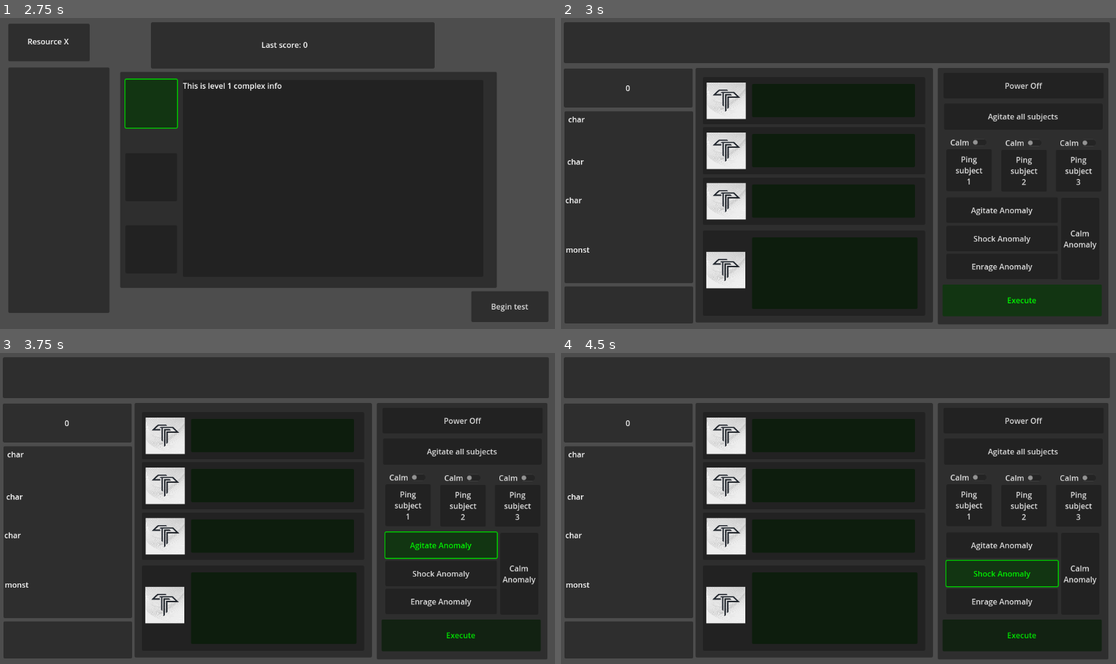
Above: before the commit, frames 1-4 (two rows, left to right).
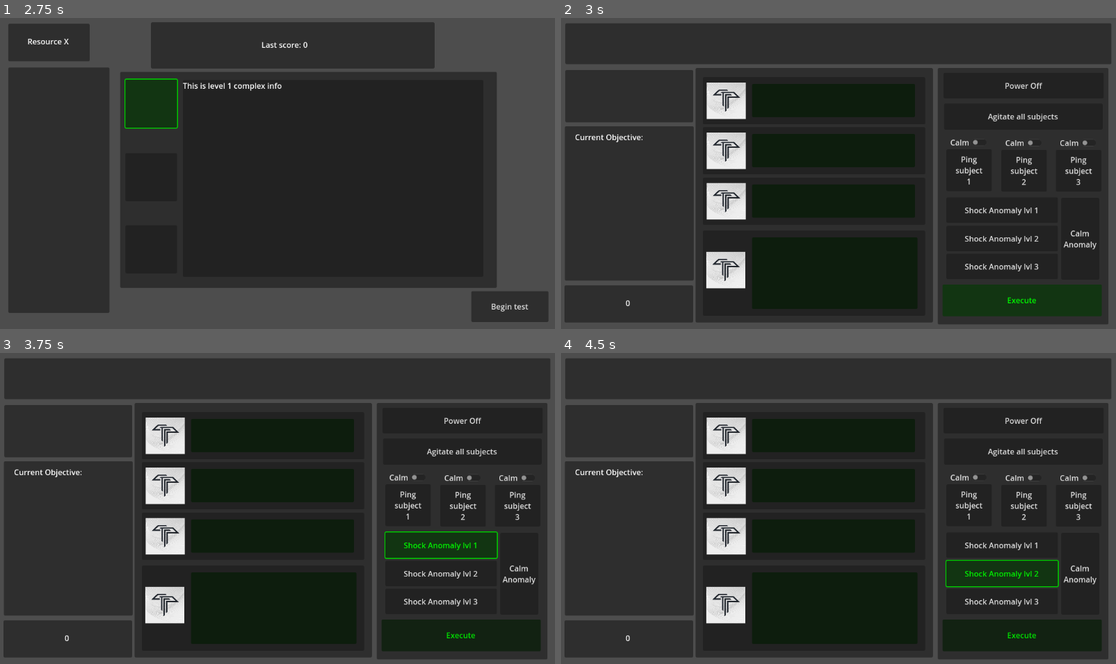
Above: after the commit, the same moments.

Repository: andrewpressman/MonsterManagement
Game: Godot game, scene res://Level Select/Level Select Screen.tscn
The game is run twice, just before and just after one commit, with the same random seed, the same clock (stepped at 60 frames per second) and the same inputs. Sound files missing from this copy of the repository are replaced by a short silence.
Inputs (mouse positions are in pixels of both pictures, inside the frame that each line leads up to):
- Up to frame 1 (2.75 s): click (149, 105) at 0.5 s; click (149, 105) at 1.25 s; click (149, 105) at 2 s
- Up to frame 2 (3 s): click "Begin test" at 2.75 s
- Up to frame 3 (3.75 s): click "Agitate Anomaly" (after the commit: "Shock Anomaly lvl 1") at 3.5 s
- Up to frame 4 (4.5 s): click "Shock Anomaly" (after the commit: "Shock Anomaly lvl 2") at 4.25 s

Frame 1 is identical in both runs. In frame 2, 2.2% of the frame differs, in the area x 0-100%, y 1-99%; in frame 3, 2.2%; in frame 4, 2.2%.

Commit message:
Added Secondary Objective support (WIP)

Diff:
--- a/Game Screen.tscn
+++ b/Game Screen.tscn
@@ -9,6 +9,7 @@
 [ext_resource type="Texture2D" uid="uid://ea8a3ckdjpp2" path="res://Assets/RTEVaPZh_400x400.jpg" id="4_75rfu"]
 [ext_resource type="Script" path="res://CharacterPing.gd" id="5_1bmgd"]
 [ext_resource type="Script" path="res://EffectsPlayer.gd" id="9_3vj8r"]
+[ext_resource type="Script" path="res://ObjectiveTracker.gd" id="9_4ck7d"]
 
 [sub_resource type="Theme" id="Theme_ks27t"]
 
@@ -20,10 +21,10 @@
 script = ExtResource("2_kakbt")
 
 [node name="Waveform" type="Panel" parent="."]
-offset_left = 6.0
-offset_top = 9.0
-offset_right = 1138.0
-offset_bottom = 94.0
+offset_left = 9.0
+offset_top = 11.0
+offset_right = 1141.0
+offset_bottom = 96.0
 metadata/_edit_use_anchors_ = true
 
 [node name="AudioPlayer" type="AudioStreamPlayer2D" parent="."]
@@ -135,7 +136,7 @@
 offset_top = 373.0
 offset_right = 1030.0
 offset_bottom = 426.0
-text = "Agitate Anomaly"
+text = "Shock Anomaly lvl 1"
 metadata/_edit_use_anchors_ = true
 
 [node name="Agitate2" type="Button" parent="Actions/Monster"]
@@ -143,7 +144,7 @@
 offset_top = 432.0
 offset_right = 1030.0
 offset_bottom = 485.0
-text = "Shock Anomaly"
+text = "Shock Anomaly lvl 2"
 metadata/_edit_use_anchors_ = true
 
 [node name="Agitate3" type="Button" parent="Actions/Monster"]
@@ -151,7 +152,7 @@
 offset_top = 490.0
 offset_right = 1030.0
 offset_bottom = 543.0
-text = "Enrage Anomaly"
+text = "Shock Anomaly lvl 3"
 metadata/_edit_use_anchors_ = true
 
 [node name="Calm" type="Button" parent="Actions/Monster"]
@@ -308,20 +309,25 @@
 
 [node name="CaseNo" type="Panel" parent="."]
 offset_left = 7.0
-offset_top = 558.0
+offset_top = 556.0
 offset_right = 274.0
-offset_bottom = 635.0
+offset_bottom = 633.0
 metadata/_edit_use_anchors_ = true
 
 [node name="GameState" type="Panel" parent="."]
-offset_left = 6.0
-offset_top = 105.0
-offset_right = 273.0
-offset_bottom = 186.0
-metadata/_edit_use_anchors_ = true
+offset_left = 8.0
+offset_top = 225.0
+offset_right = 275.0
+offset_bottom = 546.0
+script = ExtResource("9_4ck7d")
 
 [node name="Score" type="Label" parent="GameState"]
-layout_mode = 0
+layout_mode = 1
+anchors_preset = -1
+anchor_left = -0.00749064
+anchor_top = 1.01869
+anchor_right = -0.00749064
+anchor_bottom = 1.01869
 offset_left = 23.0
 offset_top = 11.0
 offset_right = 243.0
@@ -331,48 +337,26 @@
 vertical_alignment = 1
 metadata/_edit_use_anchors_ = true
 
+[node name="Objective" type="Label" parent="GameState"]
+layout_mode = 0
+offset_left = 21.0
+offset_top = 11.0
+offset_right = 240.0
+offset_bottom = 50.0
+text = "Current Objective:"
+
+[node name="CurrObj" type="Label" parent="GameState"]
+layout_mode = 0
+offset_left = 25.0
+offset_top = 44.0
+offset_right = 214.0
+offset_bottom = 109.0
+
 [node name="Extra" type="Panel" parent="."]
-offset_left = 7.0
-offset_top = 194.0
+offset_left = 9.0
+offset_top = 108.0
 offset_right = 274.0
-offset_bottom = 551.0
-metadata/_edit_use_anchors_ = true
-
-[node name="Label1" type="Label" parent="Extra"]
-layout_mode = 0
-offset_left = 8.0
-offset_top = 5.0
-offset_right = 258.0
-offset_bottom = 83.0
-text = "char"
-metadata/_edit_use_anchors_ = true
-
-[node name="Label2" type="Label" parent="Extra"]
-layout_mode = 0
-offset_left = 6.0
-offset_top = 93.0
-offset_right = 240.0
-offset_bottom = 150.0
-text = "char"
-metadata/_edit_use_anchors_ = true
-
-[node name="Label3" type="Label" parent="Extra"]
-layout_mode = 0
-offset_left = 2.0
-offset_top = 173.0
-offset_right = 255.0
-offset_bottom = 240.0
-text = "char"
-metadata/_edit_use_anchors_ = true
-
-[node name="Label4" type="Label" parent="Extra"]
-layout_mode = 0
-offset_left = 3.0
-offset_top = 276.0
-offset_right = 255.0
-offset_bottom = 337.0
-text = "monst"
-metadata/_edit_use_anchors_ = true
+offset_bottom = 217.0
 
 [node name="Sounds" type="Node" parent="."]
 
--- a/GameController.gd
+++ b/GameController.gd
@@ -36,6 +36,9 @@
 var GameState
 var ScoreTag : Label
 
+#ObjectivePanel
+var Objective : Panel
+
 # Called when the node enters the scene tree for the first time.
 func _ready():
 	# Get references to character and monster nodes in the HealthMonitor panel
@@ -49,6 +52,9 @@
 	l2 = $Extra/Label2
 	l3 = $Extra/Label3
 	l4 = $Extra/Label4
+
+	#Objective
+	Objective = $GameState
 
 	#audio
 	EffectsPlayer = $Sounds/EffectsPlayer
@@ -130,12 +136,17 @@
 	$Clock.Start()
 
 func UpdateScore():
-	if (Character1 >= MaxState && Character2 >= MaxState && Character3 >= MaxState) || Monster >= MaxState:
+	if GlobalVariables.Score >= GlobalVariables.TargetScore:
+		if Objective.GetObjective():
+			pass
 		EndGame()
 	else:
 		GlobalVariables.Score += CalcScore(Character1) + CalcScore(Character2) + CalcScore(Character3) + CalcScore(Monster)
 
 	ScoreTag.text = str(GlobalVariables.Score)
+
+	if GlobalVariables.Score > 1000:
+		EndGame()
 
 func CalcScore(value:int):
 	if value >= RedThreshold:
@@ -153,4 +164,5 @@
 	UpdateStatus(MinState,MinState,MinState,MinState)
 
 func EndGame():
+	#TODO track if objective was passed
 	get_tree().change_scene_to_file("res://Level Select/Level Select Screen.tscn")
--- a/Level Select/LevelSelector.gd
+++ b/Level Select/LevelSelector.gd
@@ -23,6 +23,7 @@
 	Level2Button = $Cases/Level2/select
 	Level3Button = $Cases/Level3/select
 	GlobalVariables.IncreaseRate = GlobalVariables.StartRate
+	GlobalVariables.TargetScore = 0
 	Level1 = $Cases/Level1
 	Level2 = $Cases/Level2
 	Level3 = $Cases/Level3
@@ -80,12 +81,15 @@
 func _on_begin_button_pressed():
 	if selectedButton == Level1Button:
 		setDifficulty(50,80,100,10,-10)
+		GlobalVariables.TargetScore = 1000
 
 	if selectedButton == Level2Button:
 		setDifficulty(50,80,100,10,-5)
+		GlobalVariables.TargetScore = 1000
 
 	if selectedButton == Level3Button:
 		setDifficulty(50,80,100,10,-1)
+		GlobalVariables.TargetScore = 1000
 	# Reset the button selection
 	unselectButtions(true)
 	StartGame()
--- /dev/null
+++ b/ObjectiveTracker.gd
@@ -0,0 +1,92 @@
+extends Panel
+
+var GameController: Node2D
+var ObjCheck : bool
+var CurrObj : Label
+
+func _ready():
+	ObjCheck = false
+	GameController = get_parent()
+	CurrObj = $CurrObj
+	GetObjective(GlobalVariables.SecondayObjective)
+	CurrObj.text = GlobalVariables.SecondayObjectiveTxt
+
+func GetObjective(obj : int):
+	match obj:
+		1:
+			#kill only char 1
+			return OneAlive(1)
+		2:
+			#kill only char 2
+			return OneAlive(2)
+		3:
+			#kill only char 3
+			return OneAlive(3)
+		4:
+			#don't let any die
+			return AllAlive(true)
+		5:
+			#release the creature without killing
+			return AllAlive(false)
+		6:
+			#Leave only char 1 alive
+			return OneDead(1)
+		7:
+			#Leave only char 2 alive
+			return OneDead(2)
+		8:
+			#Leave only char 3 alive
+			return OneDead(3)
+		9:
+			#Just complete test
+			return true
+
+#ALl characters alive, True: keep all green, False: get monster to escape without killing
+func AllAlive(type : bool):
+	if type:
+		if GameController.Character1 < GlobalVariables.MaxState && GameController.Character2 < GlobalVariables.MaxState && GameController.Character3 < GlobalVariables.MaxState && GameController.Monster < GlobalVariables.MaxState:
+			ObjCheck = true
+		else:
+			ObjCheck = false
+	else:
+		if (GameController.Character1 < GlobalVariables.MaxState && GameController.Character2 < GlobalVariables.MaxState && GameController.Character3 < GlobalVariables.MaxState) && GameController.Monster >= GlobalVariables.MaxState:
+			ObjCheck = true
+		else:
+			ObjCheck = false
+#leave only 1 alive
+func OneAlive(char : int):
+	match char:
+		1:
+			if GameController.Character1 < GlobalVariables.MaxState && (GameController.Character2 >= GlobalVariables.MaxState && GameController.Character3 >= GlobalVariables.MaxState):
+				ObjCheck = true
+			else:
+				ObjCheck = false
+		2:
+			if GameController.Character2 < GlobalVariables.MaxState && (GameController.Character1 >= GlobalVariables.MaxState && GameController.Character3 >= GlobalVariables.MaxState):
+				ObjCheck = true
+			else:
+				ObjCheck = false
+		3:
+			if GameController.Character3 < GlobalVariables.MaxState && (GameController.Character1 >= GlobalVariables.MaxState && GameController.Character2 >= GlobalVariables.MaxState):
+				ObjCheck = true
+			else:
+				ObjCheck = false
+
+#kill only 1
+func OneDead(char : int):
+	match char:
+		1:
+			if GameController.Character1 >= GlobalVariables.MaxState && (GameController.Character2 < GlobalVariables.MaxState && GameController.Character3 > GlobalVariables.MaxState):
+				ObjCheck = true
+			else:
+				ObjCheck = false
+		2:
+			if GameController.Character2 >= GlobalVariables.MaxState && (GameController.Character1 < GlobalVariables.MaxState && GameController.Character3 < GlobalVariables.MaxState):
+				ObjCheck = true
+			else:
+				ObjCheck = false
+		3:
+			if GameController.Character3 >= GlobalVariables.MaxState && (GameController.Character1 < GlobalVariables.MaxState && GameController.Character2 < GlobalVariables.MaxState):
+				ObjCheck = true
+			else:
+				ObjCheck = false
--- a/global_variables.gd
+++ b/global_variables.gd
@@ -11,3 +11,6 @@
 var DecreaseRate : int
 
 var Score : int = 0
+var TargetScore : int
+var SecondayObjective : int
+var SecondayObjectiveTxt : String
Not shown: 1 places in Game Screen.tscn that only renumber resources
